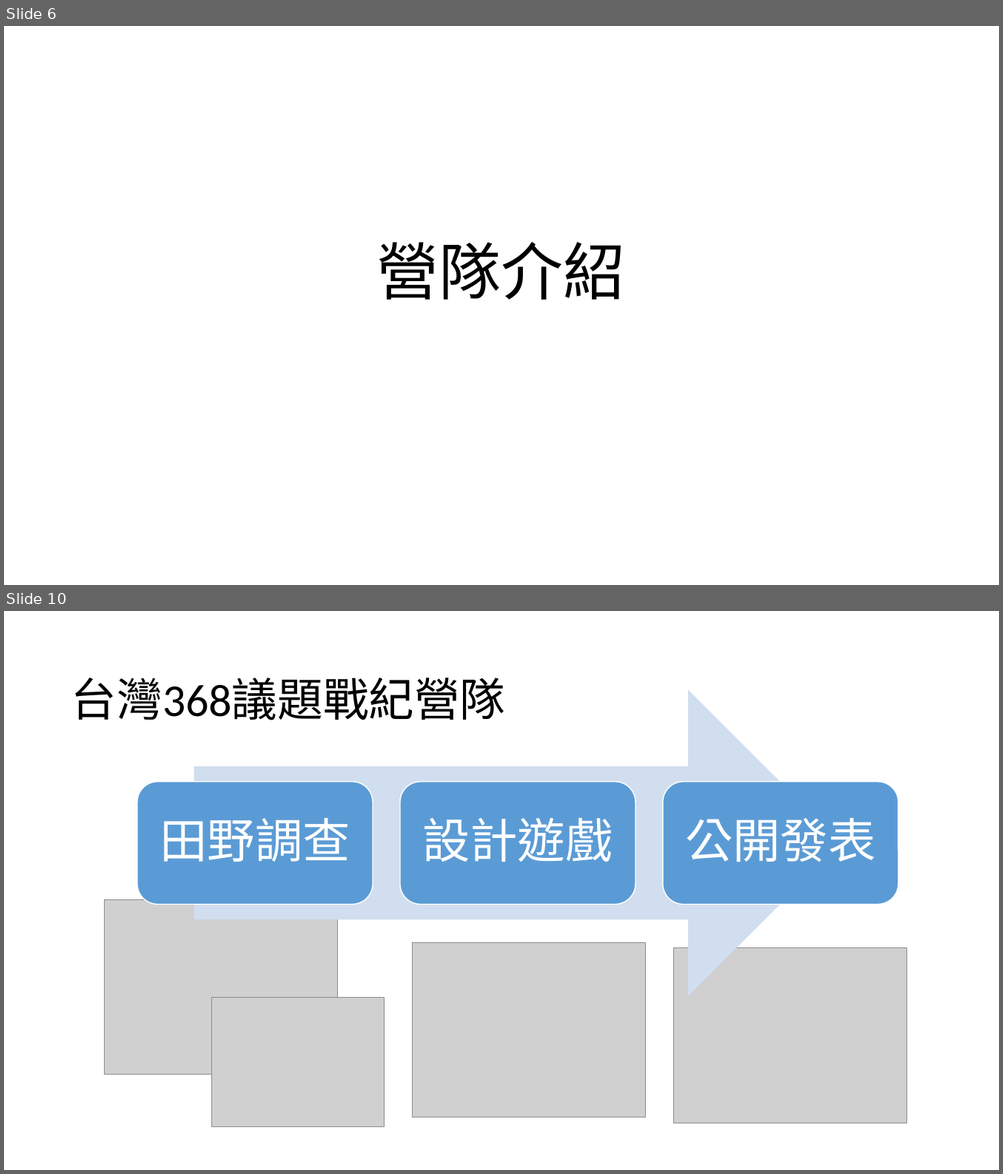
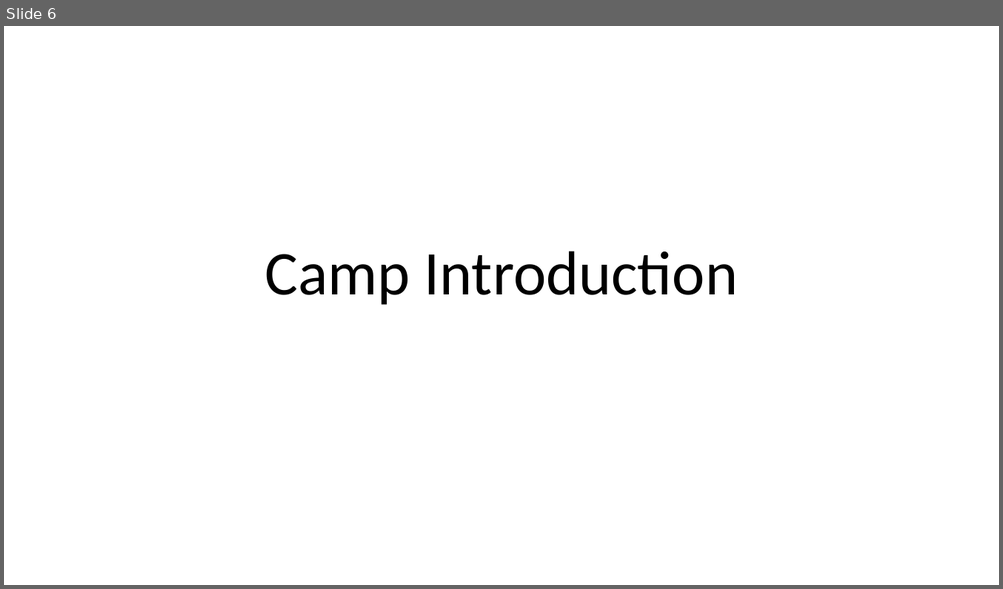
Before and after one commit to Yangbenson/Slide-assistant, a slide deck: PP_samples/sample.pptx. Shown one above the other, each under a label of ours: slides 6 and 10 before the commit, slide 6 after it; the slides between them are not shown. The pictures are 1003x1174 and 1003x589 pixels, drawn with LibreOffice and Linux fonts; fonts in the diff are those of the drawing; grey boxes stand for pictures. Boxes give left, top, right and bottom in pixels: in the first picture for what was removed or moved away, otherwise in the second. Text is boxed around its words. In the diff, an @@ line names an element or a change of style, - is before the commit and + after.

```diff
--- a/PP_samples/sample.pptx
+++ b/PP_samples/sample.pptx
@@ slide 10 removed at <box>4,611,999,1170</box>, background #FFFFFF @@
@@ title removed at <box>71,678,506,721</box> @@
-台灣368議題戰紀營隊
@@ group removed at <box>137,690,899,997</box>: 3 rounded rectangles, 3 texts, 1 right arrow @@
-田野調查
-設計遊戲
-公開發表
@@ picture removed at <box>104,900,337,1075</box> @@
@@ picture removed at <box>412,943,645,1118</box> @@
@@ picture removed at <box>673,948,906,1123</box> @@
@@ picture removed at <box>211,997,384,1128</box> @@
@@ slide 6 changed as well @@
@@ title at <box>264,251,738,305</box>: text changed @@
-營隊介紹
+Camp Introduction
```
Also in this commit, not shown: 6 other slides changed, 5 slides added, 4 other slides removed, 9 other files.
